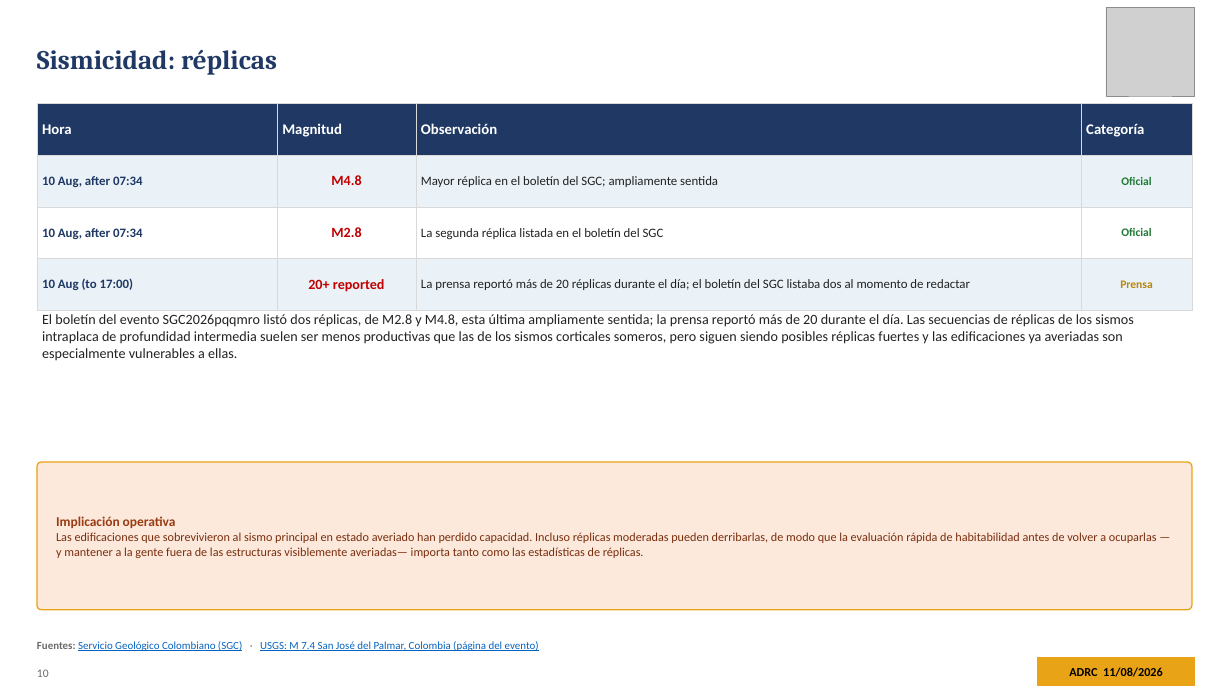
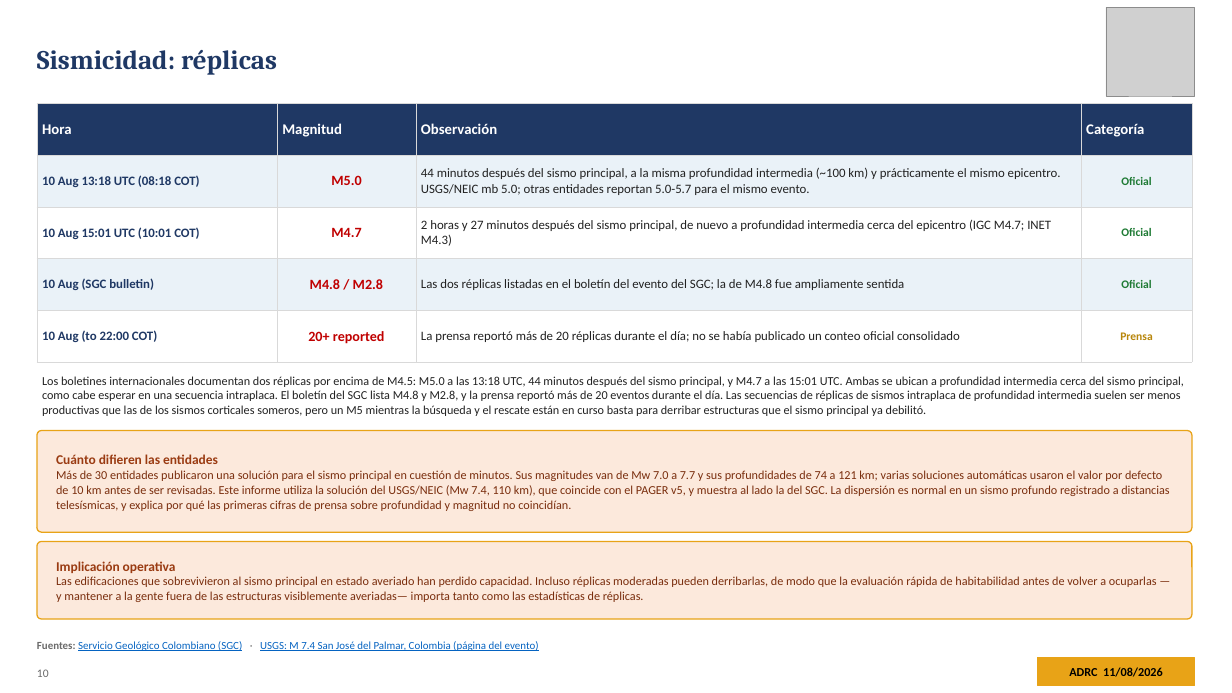
Before and after one commit to kochobi-max/whatsmap, a slide deck: slide 10 of reports/colombia_eq_20260810/output/ADRC_EQ_COL_Choco_20260810_ES.pptx. Drawn at 1232x693 pixels with LibreOffice and Linux fonts; fonts in the diff are those of the drawing; grey boxes stand for pictures. Boxes give left, top, right and bottom in pixels: in the first picture for what was removed or moved away, otherwise in the second. Text is boxed around its words. In the diff, an @@ line names an element or a change of style, - is before the commit and + after.

```diff
--- a/reports/colombia_eq_20260810/output/ADRC_EQ_COL_Choco_20260810_ES.pptx
+++ b/reports/colombia_eq_20260810/output/ADRC_EQ_COL_Choco_20260810_ES.pptx
@@ table at (x1=37, y1=104, x2=1192, y2=348) @@
-row 2: 10 Aug, after 07:34 | M4.8 | Mayor réplica en el boletín del SGC; ampliamente sentida | Oficial
-row 3: 10 Aug, after 07:34 | M2.8 | La segunda réplica listada en el boletín del SGC | Oficial
-row 4: 10 Aug (to 17:00) | 20+ reported | La prensa reportó más de 20 réplicas durante el día; el boletín del SGC listaba dos al momento de redactar | Prensa
+row 2: 10 Aug 13:18 UTC (08:18 COT) | M5.0 | 44 minutos después del sismo principal, a la misma profundidad intermedia (~100 km) y prácticamente el mismo epicentro. USGS/NEIC mb 5.0; otras entidades reportan 5.0-5.7 para el mismo evento. | Oficial
+row 3: 10 Aug 15:01 UTC (10:01 COT) | M4.7 | 2 horas y 27 minutos después del sismo principal, de nuevo a profundidad intermedia cerca del epicentro (IGC M4.7; INET M4.3) | Oficial
+row 4: 10 Aug (SGC bulletin) | M4.8 / M2.8 | Las dos réplicas listadas en el boletín del evento del SGC; la de M4.8 fue ampliamente sentida | Oficial
+row 5: 10 Aug (to 22:00 COT) | 20+ reported | La prensa reportó más de 20 réplicas durante el día; no se había publicado un conteo oficial consolidado | Prensa
@@ text at (x1=42, y1=376, x2=1184, y2=416): text changed; size 11 to 9.5 pt @@
-El boletín del evento SGC2026pqqmro listó dos réplicas, de M2.8 y M4.8, esta última ampliamente sentida; la prensa reportó más de 20 durante el día. Las secuencias de réplicas de los sismos intraplaca de profundidad intermedia suelen ser menos productivas que las de los sismos corticales someros, pero siguen siendo posibles réplicas fuertes y las edificaciones ya averiadas son especialmente vulnerables a ellas.
+Los boletines internacionales documentan dos réplicas por encima de M4.5: M5.0 a las 13:18 UTC, 44 minutos después del sismo principal, y M4.7 a las 15:01 UTC. Ambas se ubican a profundidad intermedia cerca del sismo principal, como cabe esperar en una secuencia intraplaca. El boletín del SGC lista M4.8 y M2.8, y la prensa reportó más de 20 eventos durante el día. Las secuencias de réplicas de sismos intraplaca de profundidad intermedia suelen ser menos productivas que las de los sismos corticales someros, pero un M5 mientras la búsqueda y el rescate están en curso basta para derribar estructuras que el sismo principal ya debilitó.
@@ rounded rectangle added at (x1=37, y1=431, x2=1192, y2=532), fill #FCE9DC, outline #E8A317 1 pt @@
@@ text added at (x1=56, y1=454, x2=1169, y2=511), 9.5 pt, text #7A2E0E @@
+Cuánto difieren las entidades
+Más de 30 entidades publicaron una solución para el sismo principal en cuestión de minutos. Sus magnitudes van de Mw 7.0 a 7.7 y sus profundidades de 74 a 121 km; varias soluciones automáticas usaron el valor por defecto de 10 km antes de ser revisadas. Este informe utiliza la solución del USGS/NEIC (Mw 7.4, 110 km), que coincide con el PAGER v5, y muestra al lado la del SGC. La dispersión es normal en un sismo profundo registrado a distancias telesísmicas, y explica por qué las primeras cifras de prensa sobre profundidad y magnitud no coincidían.
@@ rounded rectangle resized from (x1=37, y1=462, x2=1192, y2=610) to (x1=37, y1=542, x2=1192, y2=619) @@
@@ rounded rectangle at (x1=37, y1=542, x2=1192, y2=619): proportions changed @@
@@ text "Implicación operativa Las edificaciones que ..." moved from (x1=56, y1=516, x2=1157, y2=558) to (x1=56, y1=561, x2=1157, y2=602) @@
```
Also in this commit, not shown: 1 other slide changed, 7 other files.
